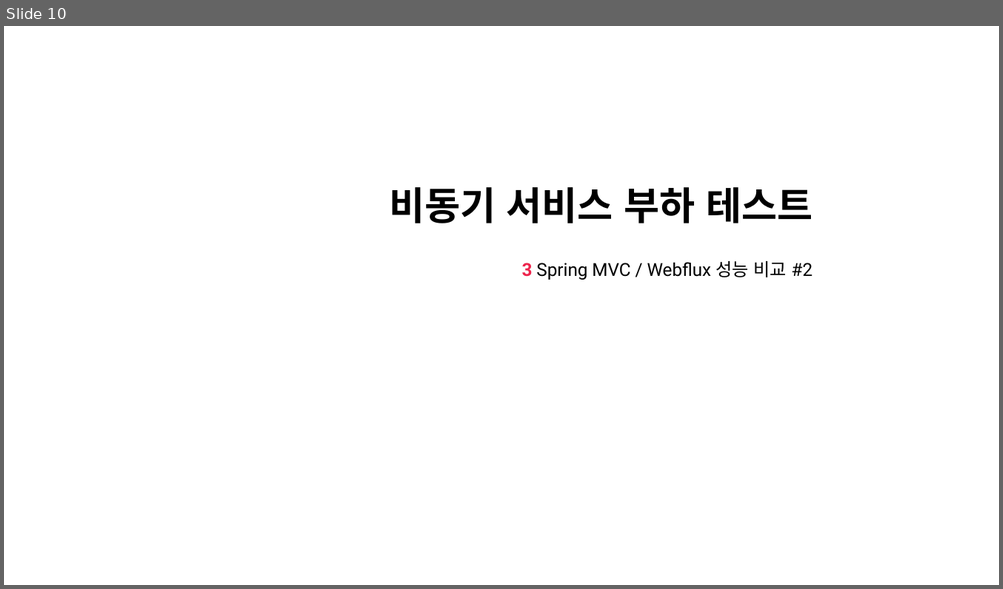
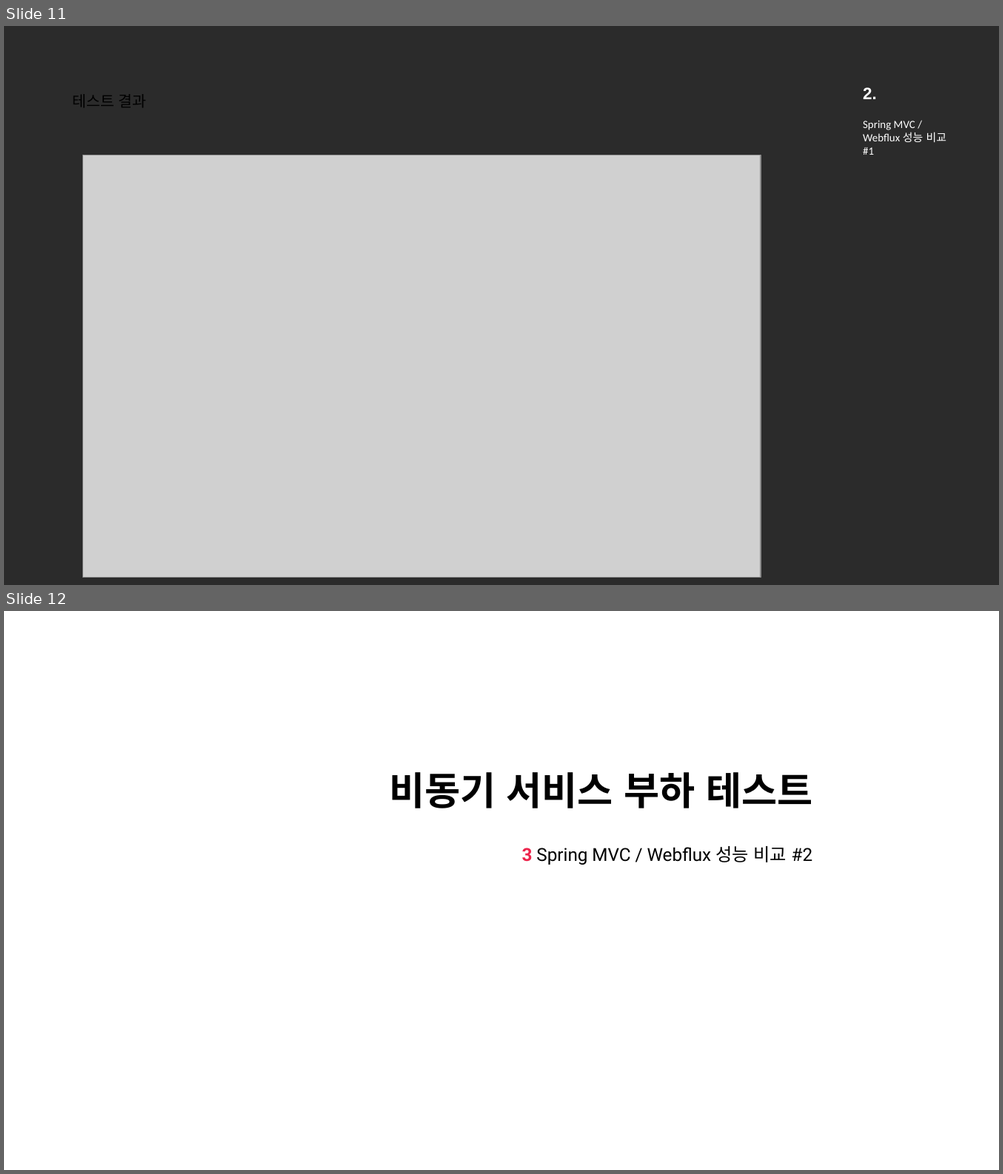
Before and after one commit to nayasis/fastcampus-hyper-webflux, a slide deck: 99.ppt/[Ch4-5. 비동기 서비스 부하 테스트.pptx. Shown one above the other, each under a label of ours: slide 10 before the commit, slides 11 and 12 after it. The pictures are 1003x589 and 1003x1174 pixels, drawn with LibreOffice and Linux fonts; fonts in the diff are those of the drawing; grey boxes stand for pictures; background and template pictures are left out; a plain dark background stands for a picture behind light text. Boxes give left, top, right and bottom in pixels: in the first picture for what was removed or moved away, otherwise in the second. Text is boxed around its words. In the diff, an @@ line names an element or a change of style, - is before the commit and + after.

```diff
--- a/99.ppt/[Ch4-5. 비동기 서비스 부하 테스트.pptx
+++ b/99.ppt/[Ch4-5. 비동기 서비스 부하 테스트.pptx
@@ slide 11 added at (4, 26, 999, 585), background picture (left out) @@
@@ text added at (862, 87, 876, 99), 12 pt, text #FFFFFF, bold @@
+  2.
@@ title added at (72, 94, 147, 107), 11 pt, text #000000 @@
+테스트 결과
@@ text added at (862, 121, 947, 155), 8 pt, text #FFFFFF @@
+  Spring MVC / Webflux 성능 비교 #1
@@ picture added at (82, 156, 760, 578) @@
@@ what was slide 10 is now slide 12 @@
```
Also in this commit, not shown: 11 slides changed, 3 other slides added, 1 slide removed, 1 other file.
